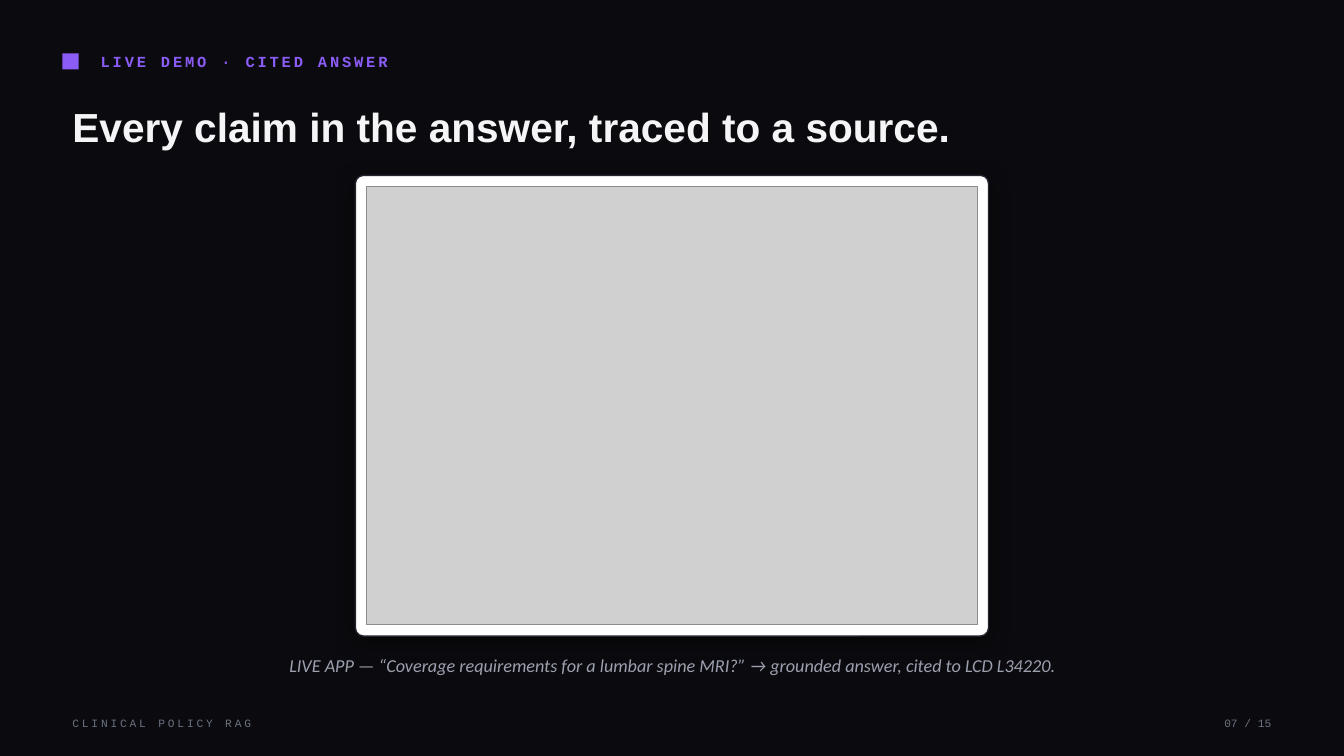
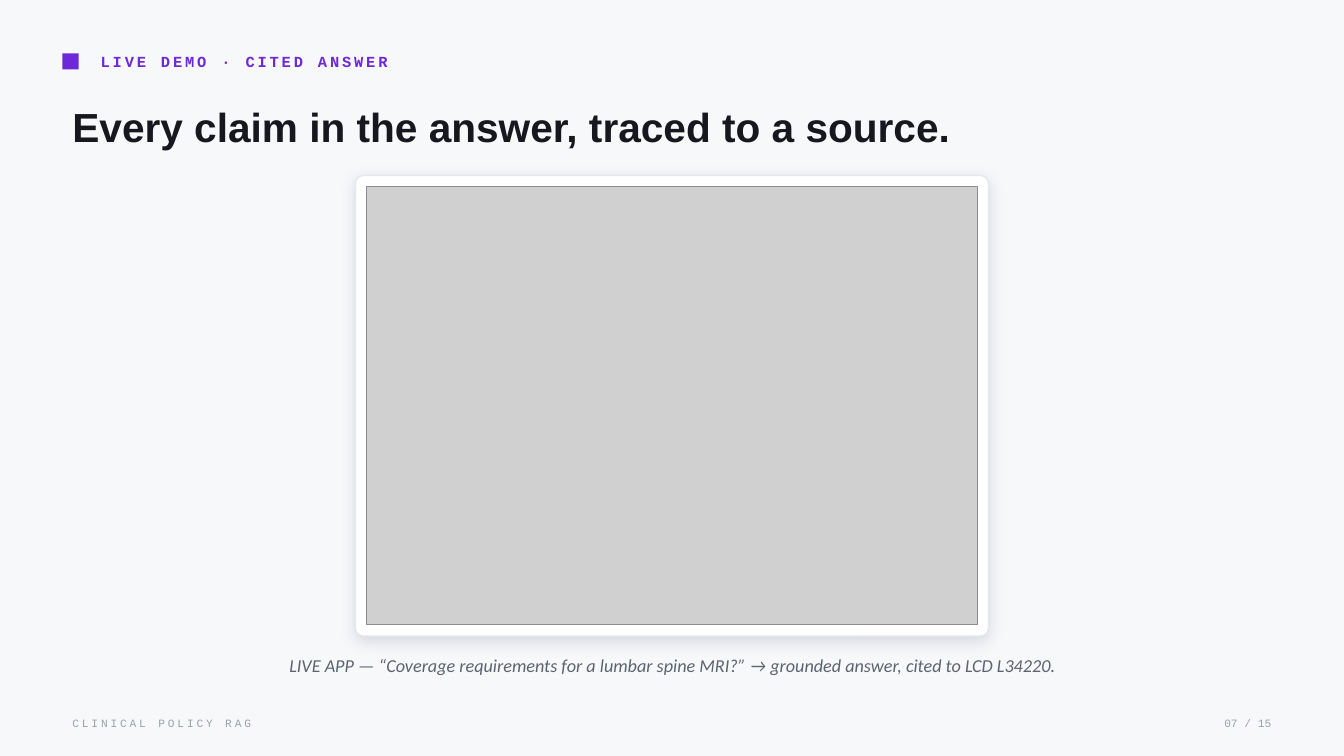
Before and after one commit to Iyman-Ahmed/clinical-rag-poc, a slide deck: slide 7 of presentation/Clinical_Policy_RAG.pptx. Drawn at 1344x756 pixels with LibreOffice and Linux fonts; fonts in the diff are those of the drawing; grey boxes stand for pictures. Boxes give left, top, right and bottom in pixels: in the first picture for what was removed or moved away, otherwise in the second. Text is boxed around its words. In the diff, an @@ line names an element or a change of style, - is before the commit and + after.

```diff
--- a/presentation/Clinical_Policy_RAG.pptx
+++ b/presentation/Clinical_Policy_RAG.pptx
@@ background #0B0B0F to #F7F8FA @@
@@ rectangle at (63, 53, 79, 70): fill #8B5CF6 to #6D28D9 @@
@@ text "LIVE DEMO · CITED ANSWER" at (101, 56, 388, 67): text colour #8B5CF6 to #6D28D9 @@
@@ text "Every claim in the answer, ..." at (72, 112, 950, 150): text colour #F5F5F7 to #16171F @@
@@ rounded rectangle at (356, 175, 989, 636): outline #24242E 1 pt to #E4E7ED 1 pt; shadow changed @@
@@ text "LIVE APP — “Coverage requirements ..." at (289, 659, 1055, 675): text colour #9CA0AE to #5C6472 @@
@@ text "CLINICAL POLICY RAG" at (72, 719, 251, 727): text colour #6B7280 to #9AA0AC @@
@@ text "07 / 15" at (1224, 719, 1271, 727): text colour #6B7280 to #9AA0AC @@
```
Also in this commit, not shown: 14 other slides changed, 1 other file.
